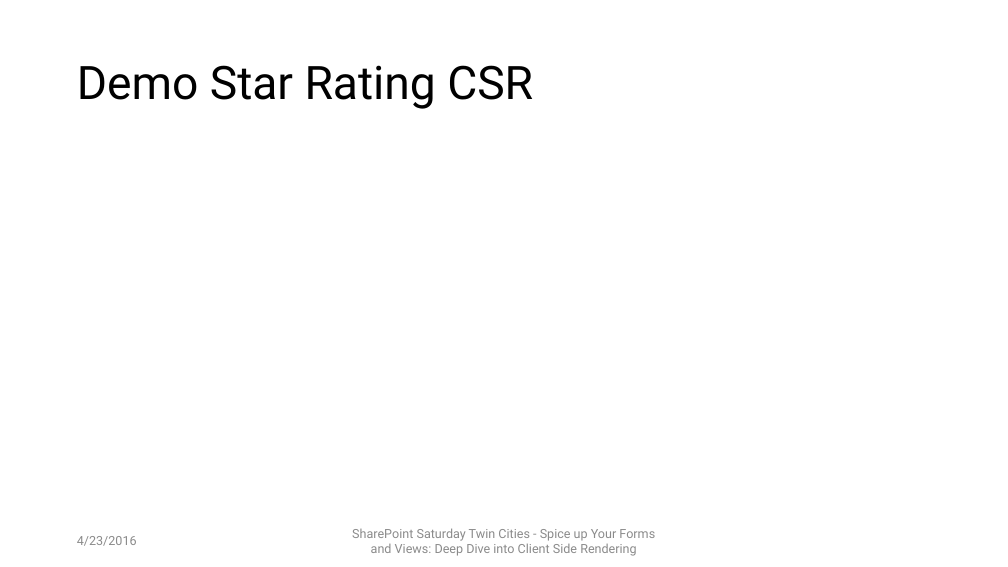
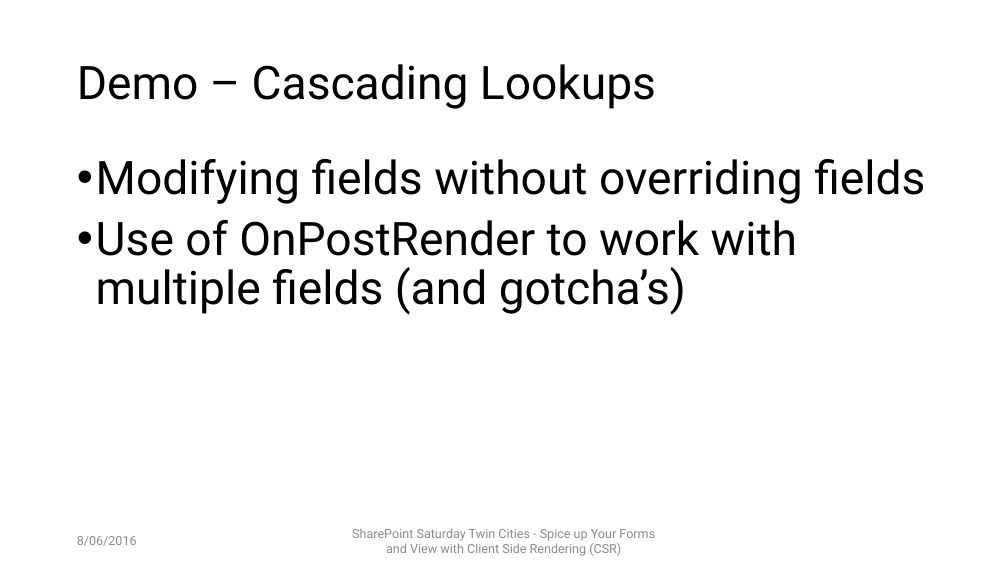
Before and after one commit to mcsheaj/CSRDemos, a slide deck: slide 10 of SPSPittsburgh_CSR.pptx (slide 5 before the commit). Drawn at 1008x567 pixels with LibreOffice and Linux fonts; fonts in the diff are those of the drawing; background and template pictures are left out. Boxes give left, top, right and bottom in pixels: in the first picture for what was removed or moved away, otherwise in the second. Text is boxed around its words. In the diff, an @@ line names an element or a change of style, - is before the commit and + after.

```diff
--- a/SPSPittsburgh_CSR.pptx
+++ b/SPSPittsburgh_CSR.pptx
@@ title at (77,64,656,109): text changed @@
-Demo Star Rating CSR
+Demo – Cascading Lookups
@@ text added at (96,159,925,315), 44 pt, text #000000 @@
+• Modifying fields without overriding fields
+• Use of OnPostRender to work with multiple fields (and gotcha’s)
@@ text at (77,536,137,546): text changed @@
-4/23/2016
+8/06/2016
@@ text at (352,528,655,556): text changed @@
-SharePoint Saturday Twin Cities - Spice up Your Forms and Views: Deep Dive into Client Side Rendering
+SharePoint Saturday Twin Cities - Spice up Your Forms and View with Client Side Rendering (CSR)
```
Also in this commit, not shown: 21 other slides changed, 6 slides added, 4 slides removed.
